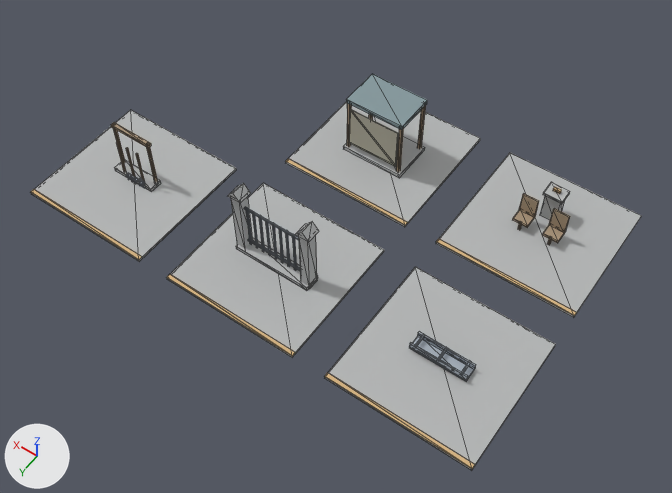
A saved change to the glTF model development/levels/primitive-props-v1/site-kits/level_blockout_kit_wld_07_p02.glb.
Camera for both pictures: a camera (50 mm lens) standing at (-13.6, 18.8, 27.0) and looking at (-1.3, 1.6, -0.1). Every picture has the same lights, and +X, +Y and +Z are marked at lower left. The older version comes first. Mesh edges are drawn as thin lines. Vertices at exactly the same position are counted once.

The scene before the commit, as lines of its bpy script (objects in view):
```python
me_saint_bartholomew_s_forgotten_cemetery_map_kit_contact_room = bpy.data.meshes.new("Saint Bartholomew's Forgotten Cemetery map-kit contact room")
me_saint_bartholomew_s_forgotten_cemetery_map_kit_contact_room.from_pydata(...)  # 524 vertices, 784 faces; spans x -9.8..9.8, y -6.3..6.3, z -0.1..3.1
# faces by material slot: [160, 72, 264, 48, 216, 12, 12]
me_saint_bartholomew_s_forgotten_cemetery_map_kit_contact_room.materials.append(mat_blockout_stone)
me_saint_bartholomew_s_forgotten_cemetery_map_kit_contact_room.materials.append(mat_blockout_accent)
me_saint_bartholomew_s_forgotten_cemetery_map_kit_contact_room.materials.append(mat_blockout_metal)
me_saint_bartholomew_s_forgotten_cemetery_map_kit_contact_room.materials.append(mat_blockout_dark)
me_saint_bartholomew_s_forgotten_cemetery_map_kit_contact_room.materials.append(mat_blockout_wood)
me_saint_bartholomew_s_forgotten_cemetery_map_kit_contact_room.materials.append(mat_blockout_industrial)
me_saint_bartholomew_s_forgotten_cemetery_map_kit_contact_room.materials.append(mat_blockout_canvas)
ob_level_blockout_kit_wld_07_p02 = bpy.data.objects.new('level_blockout_kit_wld_07_p02', me_saint_bartholomew_s_forgotten_cemetery_map_kit_contact_room)
ob_level_blockout_kit_wld_07_p02.location = (0.0, 0.0, 0.0)
```
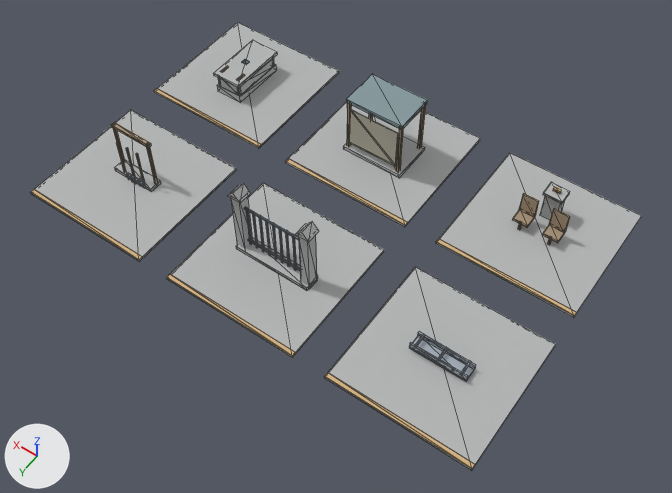
Edits to the scene script, one JSON object a line:
```json
{"block": "me_saint_bartholomew_s_forgotten_cemetery_map_kit_contact_room", "where": "# used by ob_level_blockout_kit_wld_07_p02; location = (0.0, 0.0, 0.0)"}
{"op": "remove", "block": "me_saint_bartholomew_s_forgotten_cemetery_map_kit_contact_room", "code": "me_saint_bartholomew_s_forgotten_cemetery_map_kit_contact_room.from_pydata(...)  # 524 vertices, 784 faces; spans x -9.8..9.8, y -6.3..6.3, z -0.1..3.1"}
{"op": "add", "block": "me_saint_bartholomew_s_forgotten_cemetery_map_kit_contact_room", "code": "me_saint_bartholomew_s_forgotten_cemetery_map_kit_contact_room.from_pydata(...)  # 620 vertices, 928 faces; spans x -9.8..9.8, y -6.3..6.3, z -0.1..3.1"}
{"block": "me_saint_bartholomew_s_forgotten_cemetery_map_kit_contact_room", "change": "me_saint_bartholomew_s_forgotten_cemetery_map_kit_contact_room part 1: a new loose piece, a box spanning x 4.175..9.825, y -6.3..-0.7, z -0.11..-0.01, in mat_blockout_stone"}
{"block": "me_saint_bartholomew_s_forgotten_cemetery_map_kit_contact_room", "change": "me_saint_bartholomew_s_forgotten_cemetery_map_kit_contact_room part 2: a new loose piece, a box spanning x 6.39..7.61, y -4.74..-2.26, z 0.0..0.34, in mat_blockout_stone"}
{"block": "me_saint_bartholomew_s_forgotten_cemetery_map_kit_contact_room", "change": "me_saint_bartholomew_s_forgotten_cemetery_map_kit_contact_room part 3: a new loose piece, a box spanning x 6.44..7.56, y -4.68..-2.33, z 0.3..0.92, in mat_blockout_stone"}
{"block": "me_saint_bartholomew_s_forgotten_cemetery_map_kit_contact_room", "change": "me_saint_bartholomew_s_forgotten_cemetery_map_kit_contact_room part 4: a new loose piece, a box spanning x 6.33..7.67, y -4.8..-2.2, z 0.88..1.02, in mat_blockout_stone"}
{"block": "me_saint_bartholomew_s_forgotten_cemetery_map_kit_contact_room", "change": "me_saint_bartholomew_s_forgotten_cemetery_map_kit_contact_room part 5: a new loose piece, a box spanning x 6.43..6.55, y -4.67..-2.33, z 0.28..0.92, in mat_blockout_stone"}
{"block": "me_saint_bartholomew_s_forgotten_cemetery_map_kit_contact_room", "change": "me_saint_bartholomew_s_forgotten_cemetery_map_kit_contact_room part 6: a new loose piece, a box spanning x 4.175..9.825, y -0.89..-0.71, z -0.013..0.002, in mat_blockout_accent"}
{"block": "me_saint_bartholomew_s_forgotten_cemetery_map_kit_contact_room", "change": "other edits to the shape of me_saint_bartholomew_s_forgotten_cemetery_map_kit_contact_room do not show in these pictures"}
```

Changed parts and their boxes (x1, y1, x2, y2) in the pictures (672 x 493 px):
```json
{"object": "level_blockout_kit_wld_07_p02", "change": "reshaped", "before": [30, 74, 641, 471], "after": [30, 22, 641, 471], "on screen": "13% taller"}
{"part": 1, "of": "me_saint_bartholomew_s_forgotten_cemetery_map_kit_contact_room", "change": "added", "after": [154, 22, 339, 149]}
{"part": 2, "of": "me_saint_bartholomew_s_forgotten_cemetery_map_kit_contact_room", "change": "added", "after": [217, 63, 277, 102]}
{"part": 3, "of": "me_saint_bartholomew_s_forgotten_cemetery_map_kit_contact_room", "change": "added", "after": [218, 78, 240, 95]}
{"part": 4, "of": "me_saint_bartholomew_s_forgotten_cemetery_map_kit_contact_room", "change": "added", "after": [213, 40, 277, 88]}
{"part": 5, "of": "me_saint_bartholomew_s_forgotten_cemetery_map_kit_contact_room", "change": "added", "after": [239, 58, 274, 95]}
{"part": 6, "of": "me_saint_bartholomew_s_forgotten_cemetery_map_kit_contact_room", "change": "added", "after": [154, 89, 261, 147]}
```
